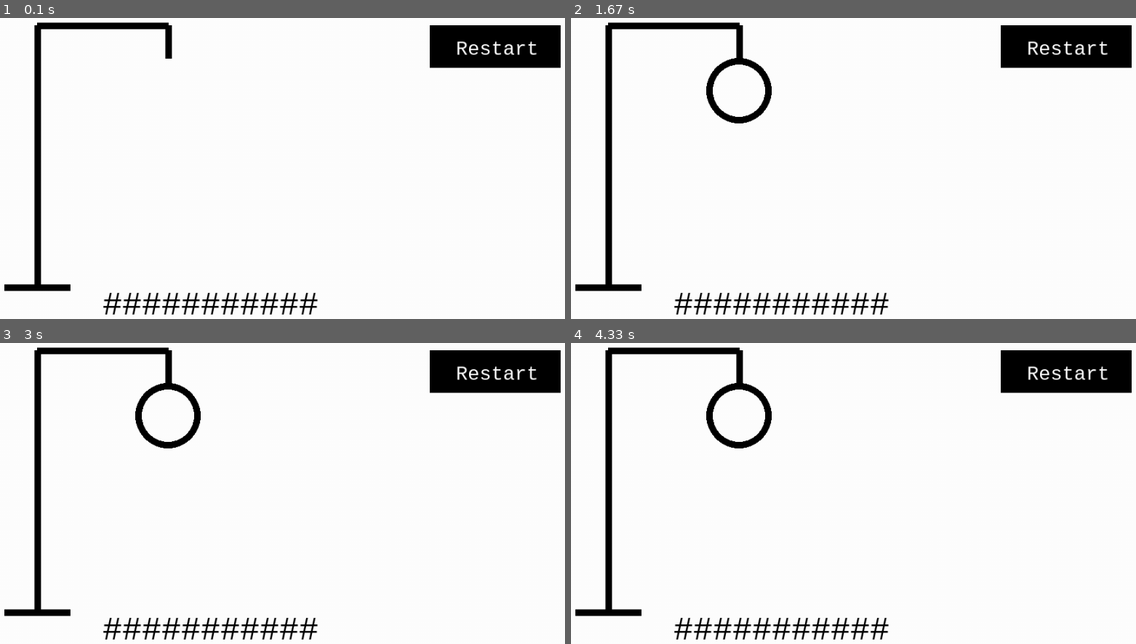
Above: before the commit, frames 1-4 (two rows, left to right).
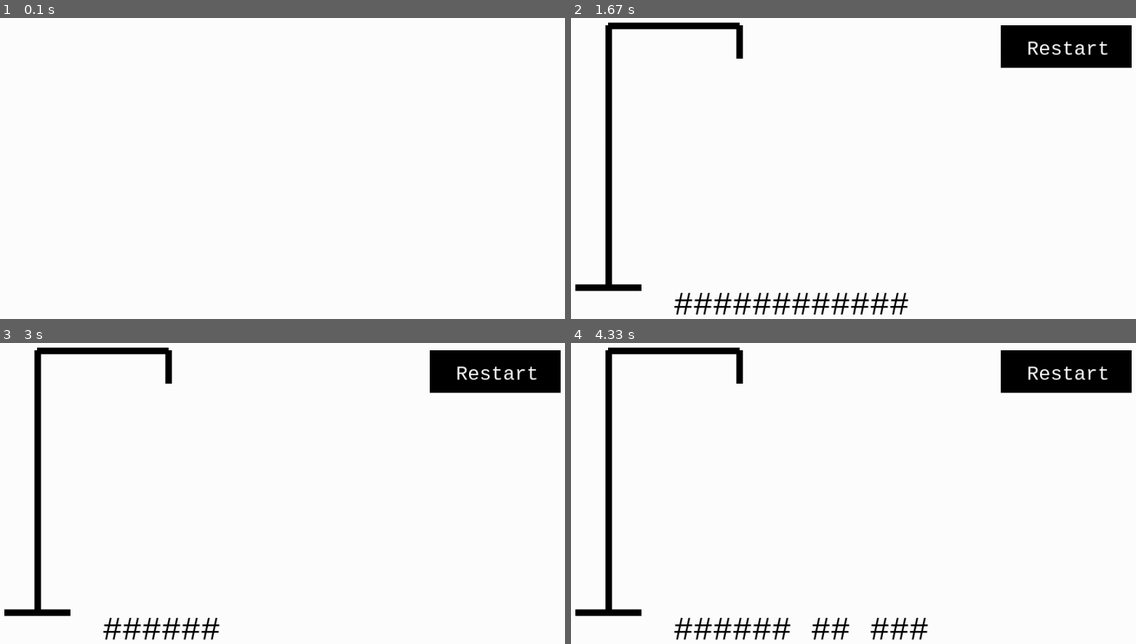
Above: after the commit, the same moments.

Repository: giuliarbianco/Pygame
Game: pygame game, started from parte3.py
The game is run twice, just before and just after one commit, with the same random seed, the same clock (stepped at 60 frames per second) and the same inputs.
Inputs (mouse positions are in pixels of both pictures, inside the frame that each line leads up to):
- Up to frame 1 (0.1 s): no input
- Up to frame 2 (1.67 s): tap Enter at 0.33 s; press the mouse at (1068, 45) at 0.7 s; move the mouse to (1000, 150) at 0.8 s; release the mouse at (932, 255) at 0.93 s; press the mouse at (1068, 45) at 1.03 s; move the mouse to (1000, 99) at 1.13 s; release the mouse at (938, 156) at 1.27 s; press the mouse at (1068, 45) at 1.37 s; move the mouse to (972, 30) at 1.47 s; release the mouse at (outside the picture) at 1.6 s
- Up to frame 3 (3 s): press the mouse at (497, 370) at 1.7 s; move the mouse to (389, 496) at 1.8 s; release the mouse at (282, 622) at 1.93 s; press the mouse at (497, 370) at 2.03 s; move the mouse to (305, 457) at 2.13 s; release the mouse at (118, 541) at 2.27 s; press the mouse at (497, 370) at 2.37 s; move the mouse to (429, 367) at 2.47 s; release the mouse at (372, 367) at 2.6 s; press the mouse at (497, 370) at 2.7 s; move the mouse to (519, 442) at 2.8 s; release the mouse at (542, 511) at 2.93 s
- Up to frame 4 (4.33 s): press the mouse at (1068, 370) at 3.03 s; move the mouse to (864, 436) at 3.13 s; release the mouse at (667, 505) at 3.27 s; press the mouse at (1068, 370) at 3.37 s; move the mouse to (1000, 397) at 3.47 s; release the mouse at (932, 424) at 3.6 s; press the mouse at (1068, 370) at 3.7 s; move the mouse to (994, 415) at 3.8 s; release the mouse at (921, 457) at 3.93 s

The runs differ from the first frame. In frame 1, 6.4% of the frame differs, in the area x 0-100%, y 1-99%; in frame 2, 0.9%; in frame 3, 1.3%; in frame 4, 1.2%.

Commit message:
só falta aparecer a tela

Diff:
--- a/parte3.py
+++ b/parte3.py
@@ -83,13 +83,35 @@
     for n in range(len(palavra_camuflada)):
         if palavra_camuflada[n] != '#':
             count += 1
-    if count == limite and click_last_status == False and click[0] == True:
+    if click_last_status == False and click[0] == True:
         if x >= 700 and x <= 900 and y >= 100 and y <= 165:
             tentativas_de_letras = [' ', '-']
             end_game = True
             chance = 0
             letra = ' '
     return end_game, chance, tentativas_de_letras, letra
+iniciar = True
+while iniciar:
+    for event in pg.event.get():
+        if event.type == pg.QUIT:
+            pg.quit()
+            quit()
+        if event.type == pg.KEYDOWN:
+            iniciar = False
+    pg.draw.rect(window, branco, (0, 0, 1000, 600))
+    pg.display.update()
+    texto = font_rb.render('Objetivo: Adivinhar uma palavra ou frase antes de um boneco ser desenhado na forca',True,preto)
+    window.blit(texto,(100,75))
+    texto = font_rb.render('Regras: O adversário escolhe a palavra e desenha espaços em branco para cada letra.',True,preto)
+    window.blit(texto,(100,150))
+    texto = font_rb.render('Acertos: Letras corretas são preenchidas nas posições corretas.',True,preto)
+    window.blit(texto,(100,225))
+    texto = font_rb.render('Erros: Letras erradas são listadas e uma parte do boneco enforcado é desenhada.',True,preto)
+    window.blit(texto,(100,300))
+    texto = font_rb.render('Vitória: O jogador ganha se adivinhar a palavra antes do boneco estar completo.',True,preto)
+    window.blit(texto,(100,375))
+    texto = font_rb.render('Derrota: O jogador perde se o boneco estiver desenhado antes da palavra ser adivinhada.',True,preto)
+    window.blit(texto,(100,450))
 
 while True:
     for event in pg.event.get():
@@ -117,6 +139,16 @@
     Palavra_do_jogo(window, palavra_camuflada)
     end_game, chance, tentativas_de_letras, letra = Restart_do_jogo(palavra_camuflada, end_game, chance, letra, tentativas_de_letras, click_last_status, click, mouse_position_x, mouse_position_y)
 
+    if chance >= 6:
+        print ('PERDEU!')
+        texto = font_rb.render('Você perdeu!',True,preto)
+        window.blit(texto,(550,300))
+        texto = font_rb.render('Aperte restart para tentar novamente',True,preto)
+        window.blit(texto,(350,350))
+    elif '#' not in palavra_camuflada:
+        print ('GANHOU!')
+        texto = font_rb.render('Você ganhou!',True,preto)
+        window.blit(texto,(550,300))
     if click[0] == True:
         click_last_status = True
     else:
